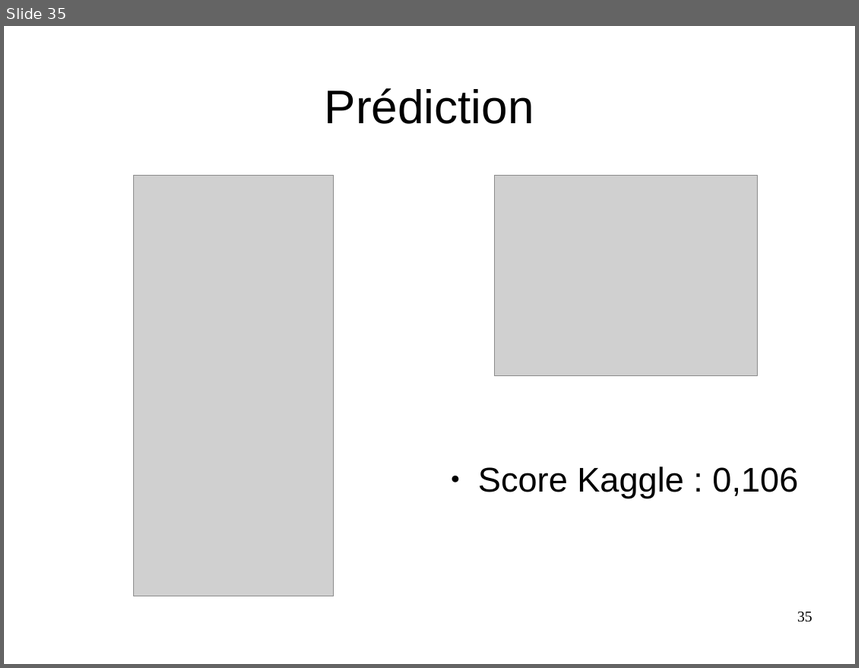
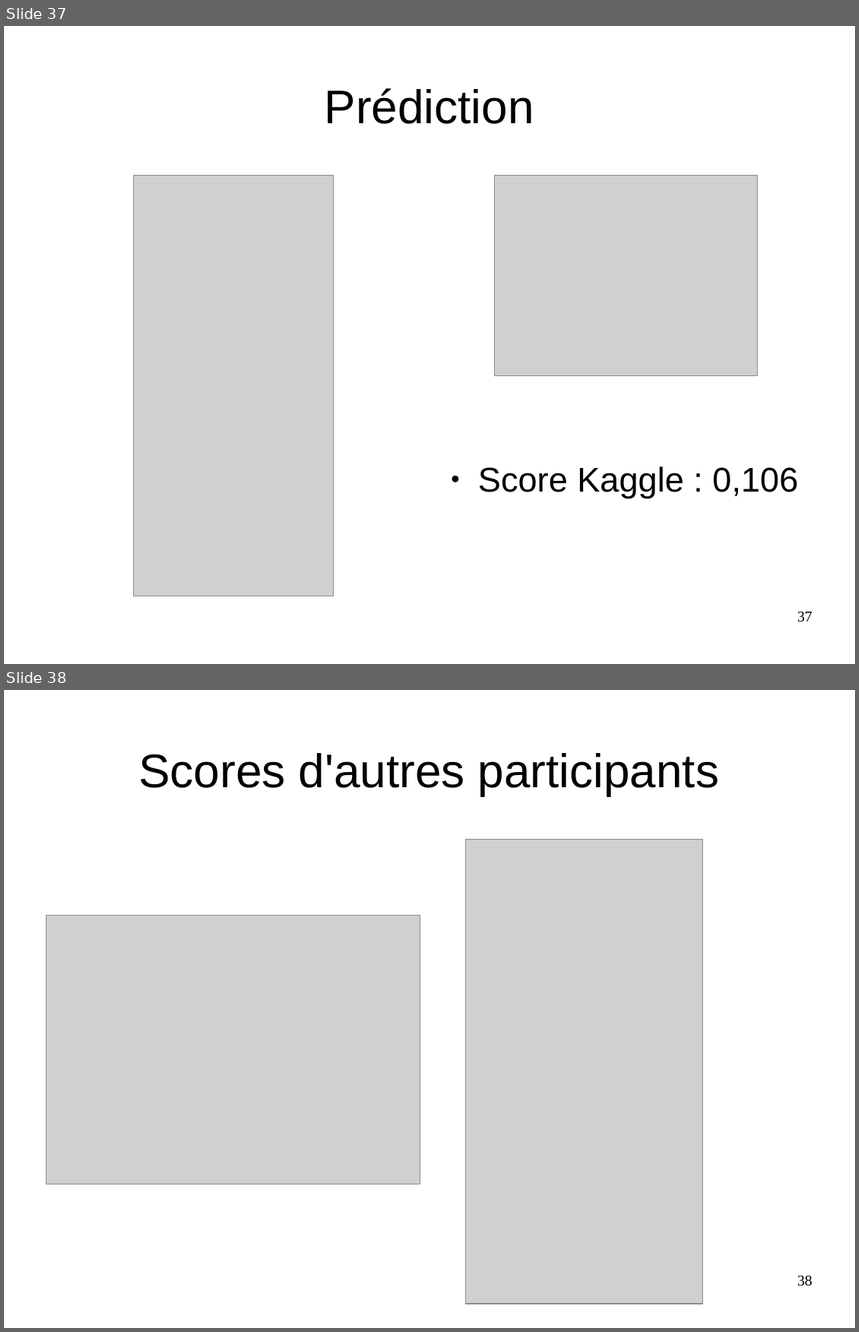
Before and after one commit to MathieuxTony/Projet-8, a slide deck: presentation.odp. Shown one above the other, each under a label of ours: slide 35 before the commit, slides 37 and 38 after it. The pictures are 859x668 and 859x1332 pixels, drawn with LibreOffice and Linux fonts; fonts in the diff are those of the drawing; grey boxes stand for pictures. Boxes give left, top, right and bottom in pixels: in the first picture for what was removed or moved away, otherwise in the second. Text is boxed around its words. In the diff, an @@ line names an element or a change of style, - is before the commit and + after.

Commit message:
ajout corrélations + temps et scores dans la présentation

```diff
--- a/presentation.odp
+++ b/presentation.odp
@@ slide 38 added at box(4, 690, 855, 1328), background #FFFFFF @@
@@ title added at box(139, 753, 719, 796), 44 pt, text #000000 @@
+Scores d'autres participants
@@ picture added at box(466, 839, 703, 1304) @@
@@ picture added at box(47, 916, 420, 1185) @@
@@ page number added at box(797, 1276, 813, 1287), 14 pt, text #000000 @@
+38
@@ what was slide 35 is now slide 37 @@
@@ page number at box(797, 612, 813, 623): text changed @@
-35
+37
```
Also in this commit, not shown: 2 slides changed, 4 other slides added, 1 slide removed, 2 other files.
